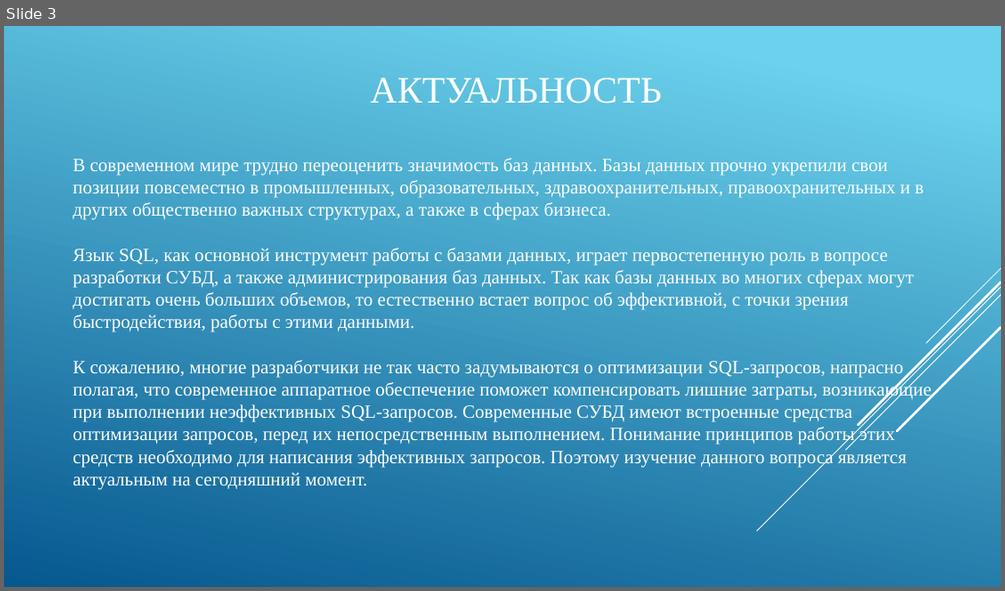
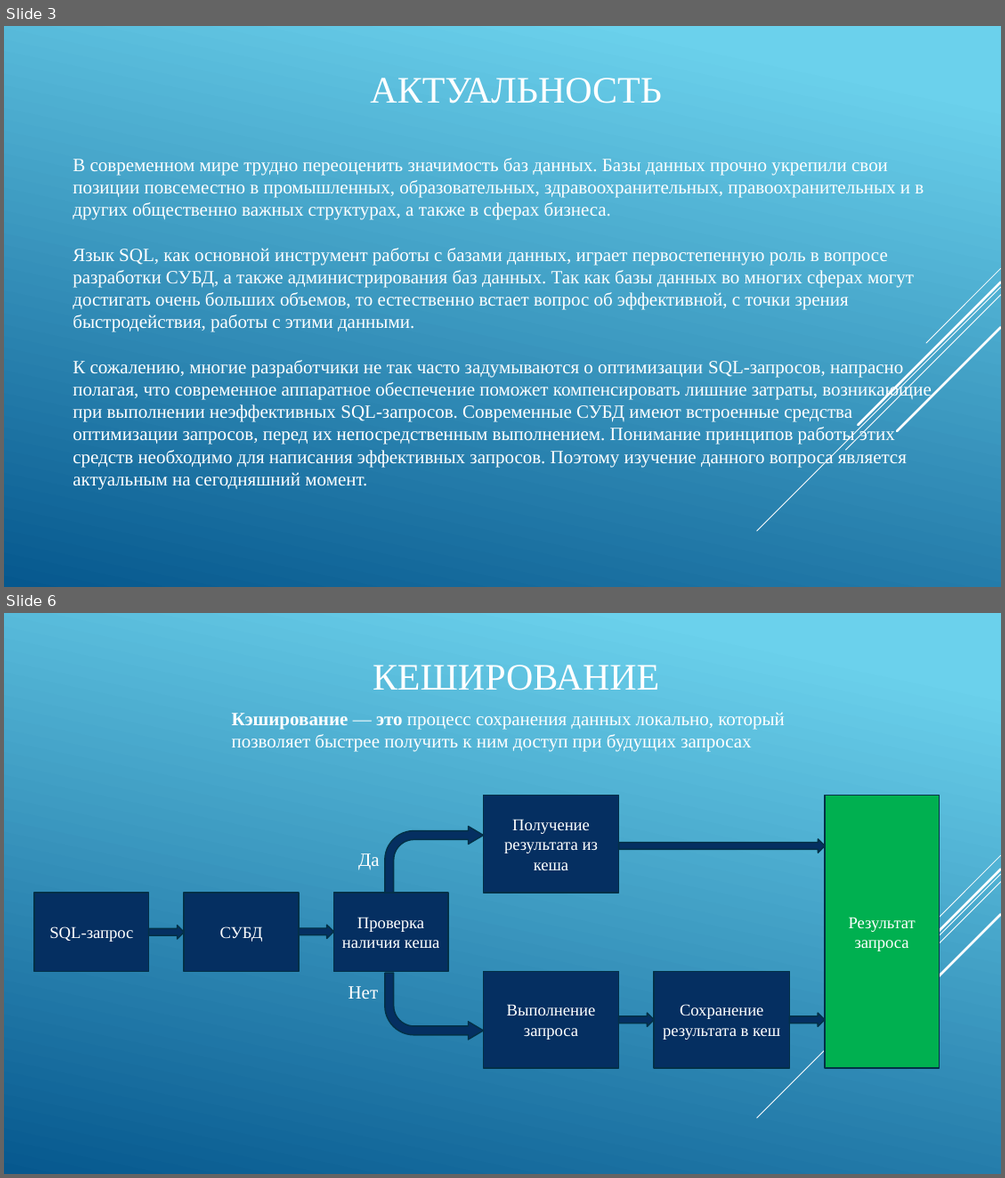
Before and after one commit to IgorTyutyunov/-, a slide deck: ВКР_5.pptx. Shown one above the other, each under a label of ours: slide 3 before the commit, slides 3 and 6 after it; the slides between them are not shown. The pictures are 1005x591 and 1005x1178 pixels, drawn with LibreOffice and Linux fonts; fonts in the diff are those of the drawing. Boxes give left, top, right and bottom in pixels: in the first picture for what was removed or moved away, otherwise in the second. Text is boxed around its words. In the diff, an @@ line names an element or a change of style, - is before the commit and + after.

```diff
--- a/ВКР_5.pptx
+++ b/ВКР_5.pptx
@@ slide 6 added at (x1=4, y1=613, x2=1001, y2=1174), background gradient #6ED2EB to #06588E; not listed: 5 template elements that a slide beside it also shows @@
@@ title added at (x1=372, y1=665, x2=659, y2=690), 36 pt, text #FFFFFF @@
+КЕШИРОВАНИЕ
@@ text added at (x1=232, y1=712, x2=785, y2=752), 18 pt, text #FFFFFF @@
+Кэширование — это процесс сохранения данных локально, который позволяет быстрее получить к ним доступ при будущих запросах
@@ rectangle added at (x1=484, y1=795, x2=619, y2=892), fill #052F61, outline #043148 1.25 pt, 16 pt, text #FFFFFF @@
+Получение результата из кеша
@@ rectangle added at (x1=825, y1=795, x2=939, y2=1069), fill #00B050, outline #043148 1.25 pt, 16 pt, text #FFFFFF @@
+Результат запроса
@@ bent arrow added at (x1=385, y1=826, x2=484, y2=892), fill #052F61, outline #043148 1.25 pt @@
@@ right arrow added at (x1=619, y1=839, x2=825, y2=852), fill #052F61, outline #043148 1.25 pt @@
@@ text added at (x1=358, y1=853, x2=380, y2=869), 18 pt, text #FFFFFF @@
+Да
@@ rectangle added at (x1=34, y1=892, x2=149, y2=971), fill #052F61, outline #043148 1.25 pt, 16 pt, text #FFFFFF @@
+SQL-запрос
@@ rectangle added at (x1=184, y1=892, x2=299, y2=971), fill #052F61, outline #043148 1.25 pt, 16 pt, text #FFFFFF @@
+СУБД
@@ rectangle added at (x1=334, y1=892, x2=448, y2=971), fill #052F61, outline #043148 1.25 pt, 16 pt, text #FFFFFF @@
+Проверка наличия кеша
@@ right arrow added at (x1=149, y1=925, x2=184, y2=938), fill #052F61, outline #043148 1.25 pt @@
@@ right arrow added at (x1=299, y1=925, x2=334, y2=938), fill #052F61, outline #043148 1.25 pt @@
@@ text added at (x1=348, y1=986, x2=379, y2=998), 18 pt, text #FFFFFF @@
+Нет
@@ bent arrow added at (x1=385, y1=973, x2=484, y2=1039), fill #052F61, outline #043148 1.25 pt @@
@@ rectangle added at (x1=484, y1=971, x2=619, y2=1068), fill #052F61, outline #043148 1.25 pt, 16 pt, text #FFFFFF @@
+Выполнение запроса
@@ rectangle added at (x1=654, y1=971, x2=789, y2=1068), fill #052F61, outline #043148 1.25 pt, 16 pt, text #FFFFFF @@
+Сохранение результата в кеш
@@ right arrow added at (x1=619, y1=1013, x2=654, y2=1027), fill #052F61, outline #043148 1.25 pt @@
@@ right arrow added at (x1=790, y1=1013, x2=825, y2=1027), fill #052F61, outline #043148 1.25 pt @@
```
Also in this commit, not shown: 6 slides changed, 10 other slides added, 10 slides removed, 1 other file.
